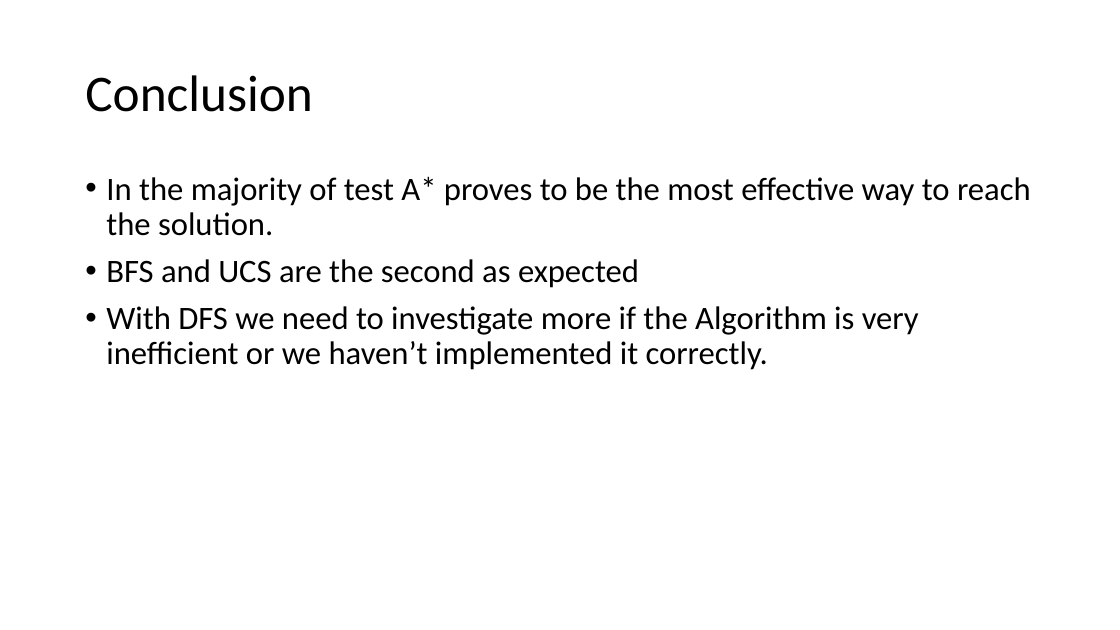
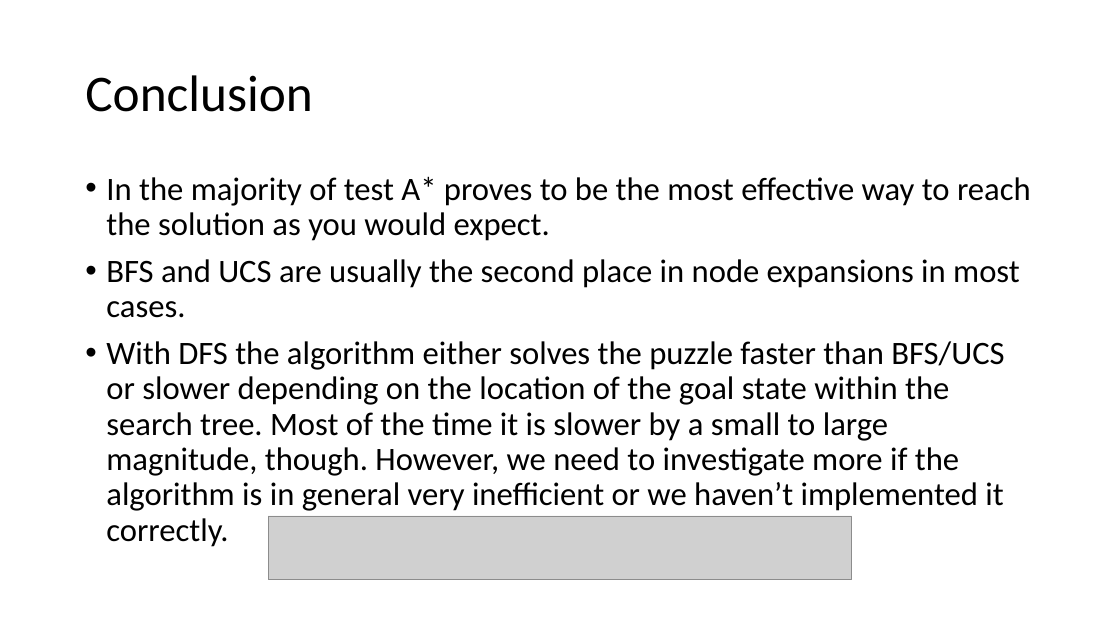
Before and after one commit to KaChiLau/8-Tiles-AI, a slide deck: slide 8 of The 8 Tile Puzzle.pptx. Drawn at 1120x630 pixels with LibreOffice and Linux fonts; fonts in the diff are those of the drawing; grey boxes stand for pictures. Boxes give left, top, right and bottom in pixels: in the first picture for what was removed or moved away, otherwise in the second. Text is boxed around its words. In the diff, an @@ line names an element or a change of style, - is before the commit and + after.

```diff
--- a/The 8 Tile Puzzle.pptx
+++ b/The 8 Tile Puzzle.pptx
@@ text at (106, 176, 1031, 547): text changed @@
-• In the majority of test A* proves to be the most effective way to reach the solution.
-• BFS and UCS are the second as expected
-• With DFS we need to investigate more if the Algorithm is very inefficient or we haven’t implemented it correctly.
+• In the majority of test A* proves to be the most effective way to reach the solution as you would expect.
+• BFS and UCS are usually the second place in node expansions in most cases.
+• With DFS the algorithm either solves the puzzle faster than BFS/UCS or slower depending on the location of the goal state within the search tree. Most of the time it is slower by a small to large magnitude, though. However, we need to investigate more if the algorithm is in general very inefficient or we haven’t implemented it correctly.
@@ picture added at (268, 516, 852, 580) @@
```
Also in this commit, not shown: 2 other slides changed.
